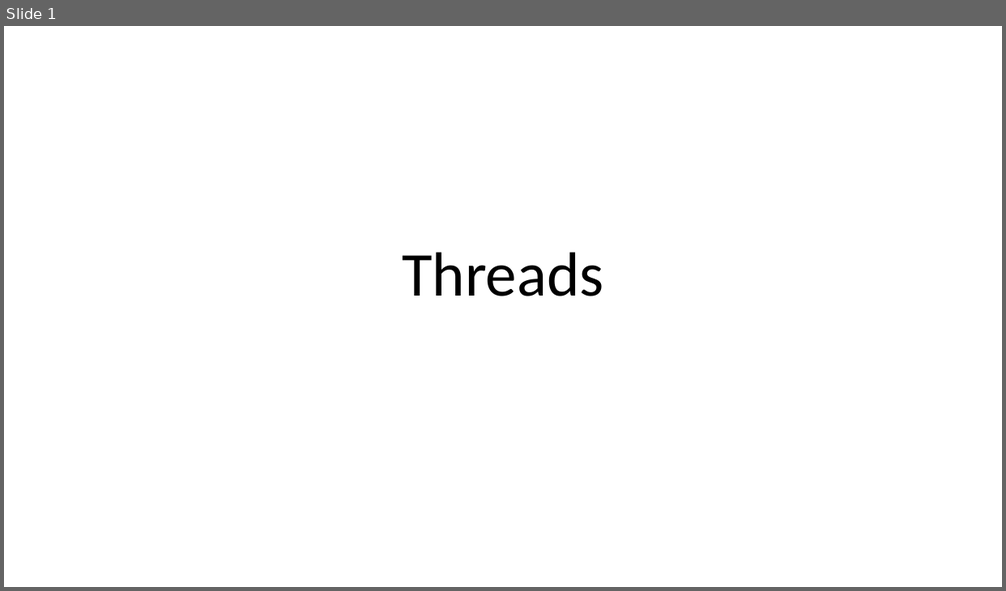
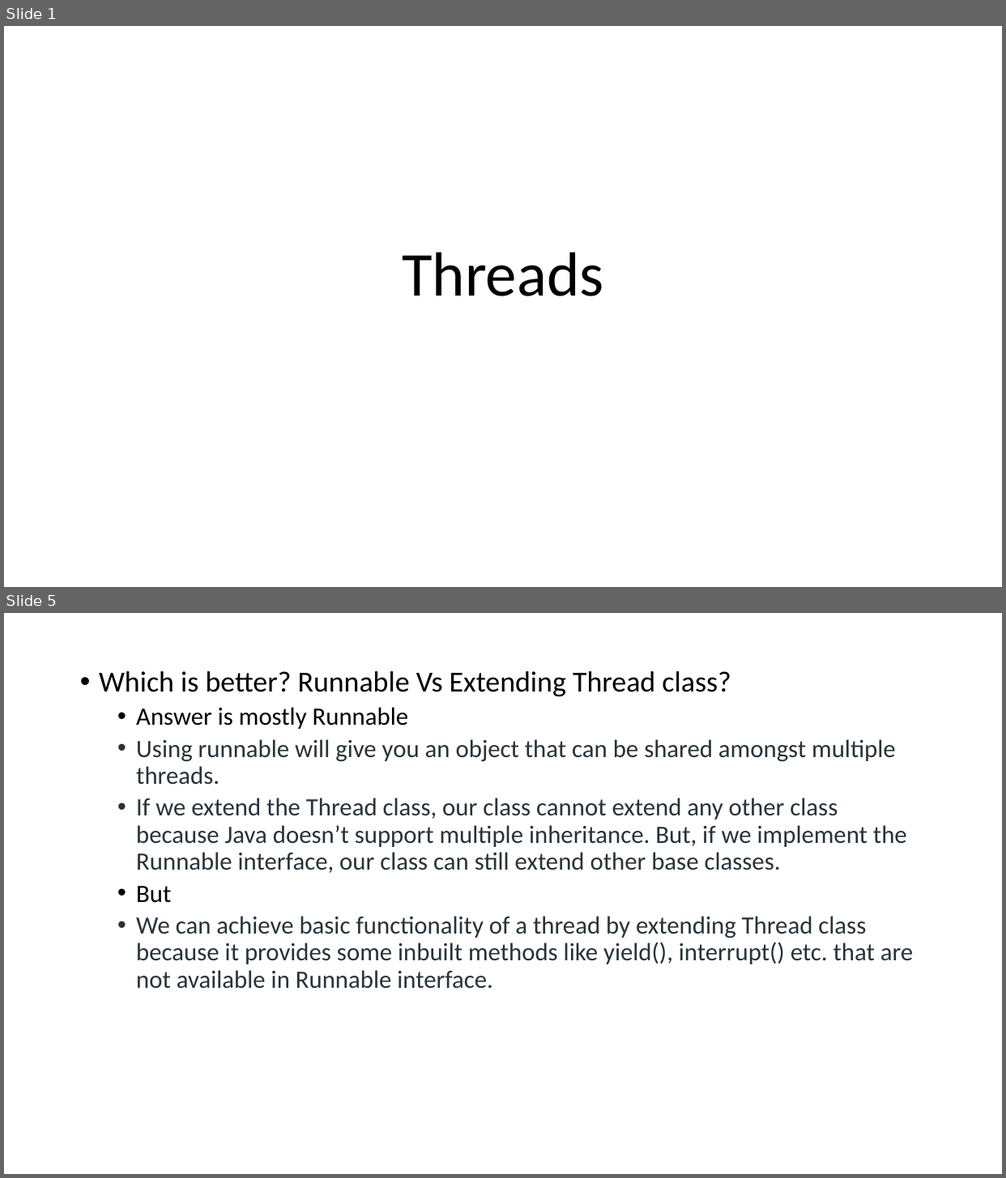
Before and after one commit to aroranishant8/JavaNotes, a slide deck: Java8/Threads.pptx. Shown one above the other, each under a label of ours: slide 1 before the commit, slides 1 and 5 after it; the slides between them are not shown. The pictures are 1006x591 and 1006x1178 pixels, drawn with LibreOffice and Linux fonts; fonts in the diff are those of the drawing. Boxes give left, top, right and bottom in pixels: in the first picture for what was removed or moved away, otherwise in the second. Text is boxed around its words. In the diff, an @@ line names an element or a change of style, - is before the commit and + after.

```diff
--- a/Java8/Threads.pptx
+++ b/Java8/Threads.pptx
@@ slide 5 added at [4,613,1002,1174], background #FFFFFF @@
@@ text added at [99,671,913,989], 24 pt, text #273239 @@
+• Which is better? Runnable Vs Extending Thread class?
+  • Answer is mostly Runnable
+  • Using runnable will give you an object that can be shared amongst multiple threads.
+  • If we extend the Thread class, our class cannot extend any other class because Java doesn’t support multiple inheritance. But, if we implement the Runnable interface, our class can still extend other base classes.
+  • But
+  • We can achieve basic functionality of a thread by extending Thread class because it provides some inbuilt methods like yield(), interrupt() etc. that are not available in Runnable interface.
```
Also in this commit, not shown: 4 other slides added, 1 slide removed, 3 other files.
